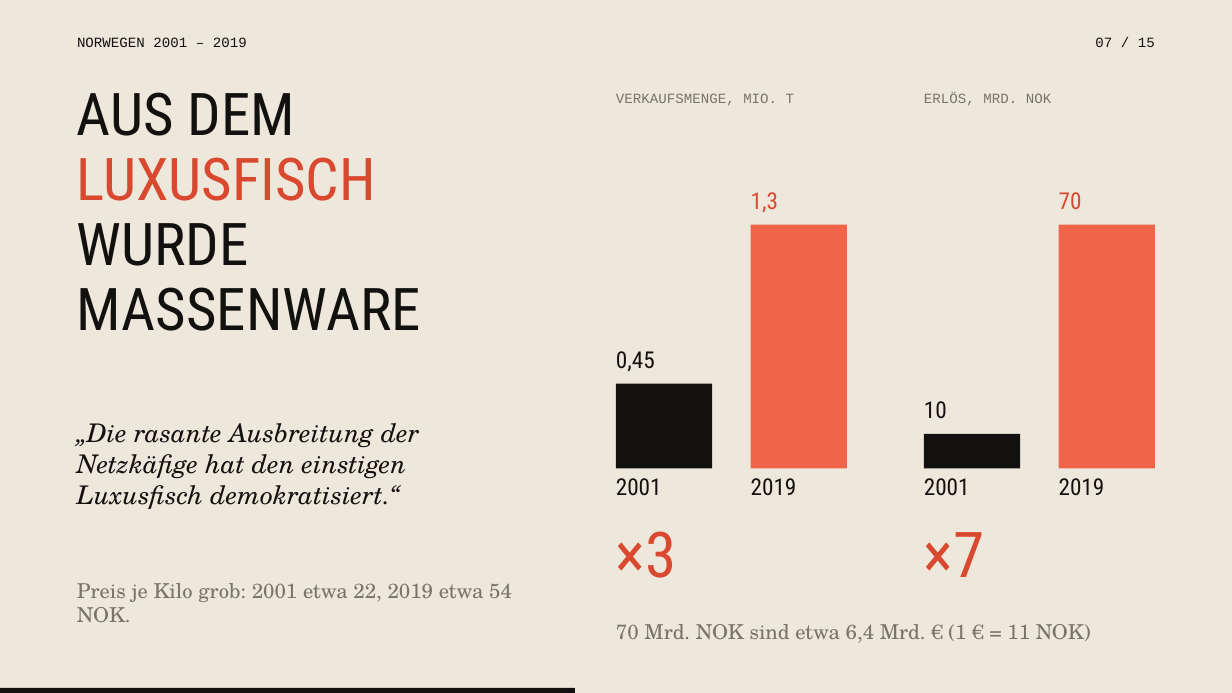
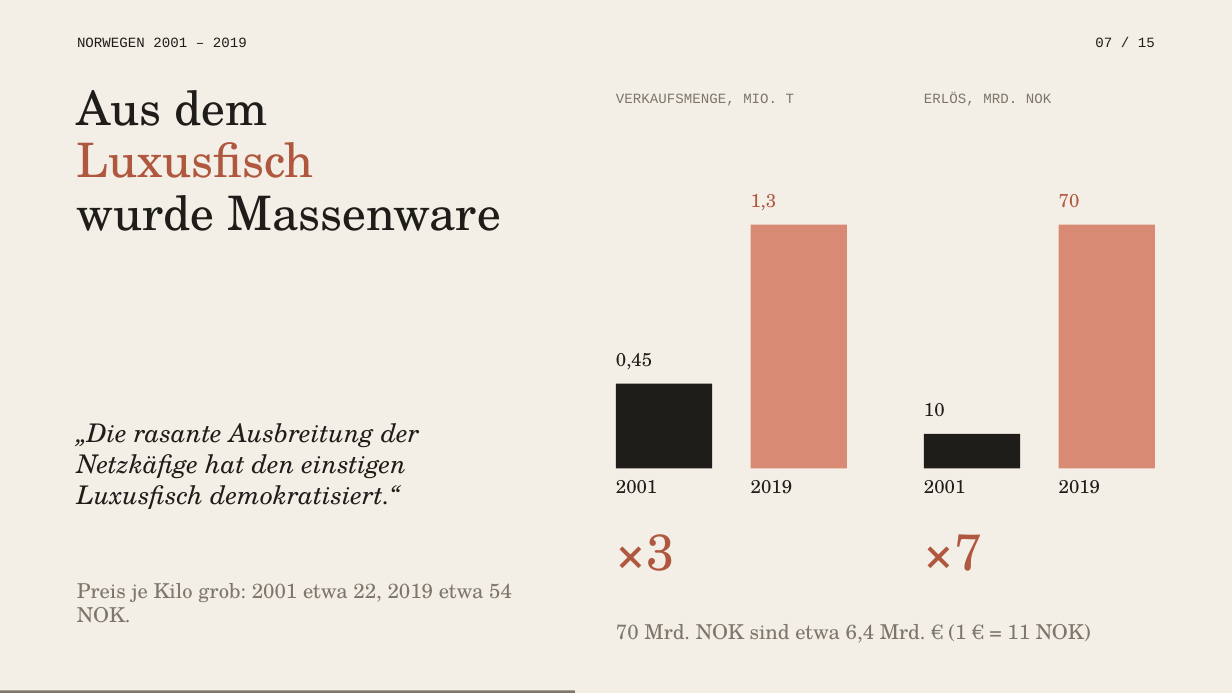
Before and after one commit to fakexkira/SlawaStudios, a slide deck: slide 7 of praesentation-lachs/Lachs-aus-dem-Kaefig.pptx. Drawn at 1232x693 pixels with LibreOffice and Linux fonts; fonts in the diff are those of the drawing. Boxes give left, top, right and bottom in pixels: in the first picture for what was removed or moved away, otherwise in the second. Text is boxed around its words. In the diff, an @@ line names an element or a change of style, - is before the commit and + after.

```diff
--- a/praesentation-lachs/Lachs-aus-dem-Kaefig.pptx
+++ b/praesentation-lachs/Lachs-aus-dem-Kaefig.pptx
@@ background #EEE8DC to #F3EFE6 @@
@@ text at (77, 90, 501, 231): text changed; size 45.9 to 37 pt; font Roboto Condensed to TeX Gyre Schola; text colour #12110F to #1E1D1A @@
-AUS DEM
-LUXUSFISCH
-WURDE MASSENWARE
+Aus dem
+Luxusfisch
+wurde Massenware
@@ text "1,3" at (751, 194, 777, 210): size 18 to 14.5 pt, font Roboto Condensed to TeX Gyre Schola, text colour #D9492F to #B0583F; line spacing 0.95 to 1 @@
@@ text "70" at (1059, 194, 1080, 207): size 18 to 14.5 pt, font Roboto Condensed to TeX Gyre Schola, text colour #D9492F to #B0583F; line spacing 0.95 to 1 @@
@@ rectangle at (750, 225, 847, 469): fill #F0654A to #D98A74 @@
@@ rectangle at (1059, 225, 1155, 469): fill #F0654A to #D98A74 @@
@@ size 18 to 14.5 pt, font Roboto Condensed to TeX Gyre Schola, text colour #12110F to #1E1D1A; line spacing 0.95 to 1 in 6 elements at (616, 353, 652, 369), (616, 480, 657, 494), (751, 480, 792, 494), (924, 403, 945, 417), (924, 480, 965, 494), (1059, 480, 1100, 494) @@
@@ text "×3" at (616, 534, 675, 571): size 49.2 to 39.6 pt, font Roboto Condensed to TeX Gyre Schola, text colour #D9492F to #B0583F; line spacing 0.95 to 1 @@
@@ text "×7" at (924, 534, 983, 571): size 49.2 to 39.6 pt, font Roboto Condensed to TeX Gyre Schola, text colour #D9492F to #B0583F; line spacing 0.95 to 1 @@
@@ rectangle at (0, 690, 575, 693): fill #12110F to #7D776B @@
```
Also in this commit, not shown: 14 other slides changed, 4 other files.
